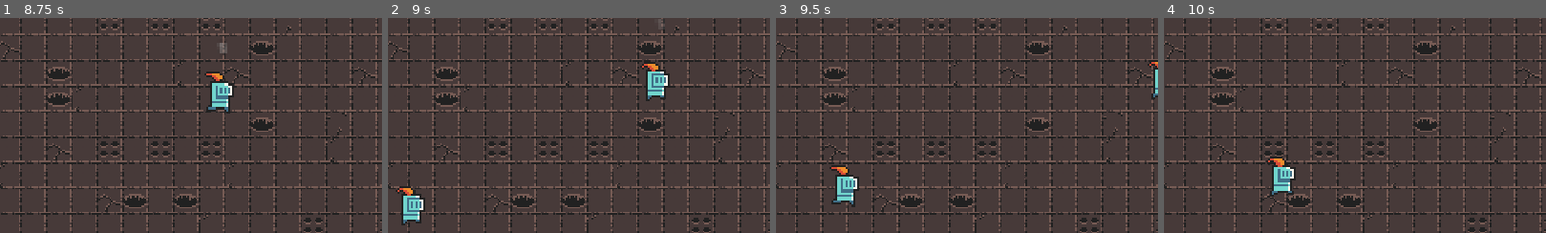
Above: before the commit, frames 1-4 (left to right).
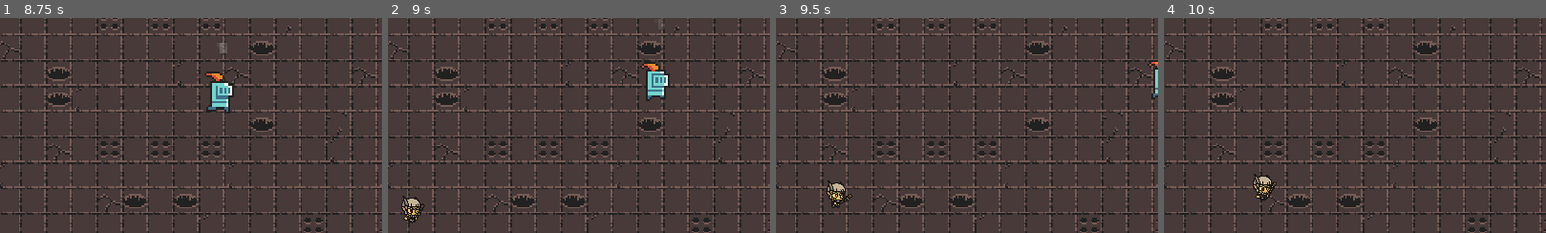
Above: after the commit, the same moments.

Repository: Thomas-Raveneau/SocialDungeons
Game: Godot game, scene res://Scenes/Menus/Main/Main.tscn
The game is run twice, just before and just after one commit, with the same random seed, the same clock (stepped at 60 frames per second) and the same inputs.
Inputs (mouse positions are % of the whole screen's width and height, from its top left):
- Up to frame 1 (8.75 s): click (50, 40) at 0.5 s; click (50, 40) at 1.25 s; move the mouse to (72, 45) at 2.02 s; hold D (move_right) 2.03-2.78 s; tap Shift (action_dash) at 2.1, 5.1, 8.1 s; move the mouse to (30, 55) at 2.77 s; hold S (move_down) 2.78-3.53 s; click (30, 55) at 2.85 s; move the mouse to (60, 28) at 3.52 s; hold D (move_right) 3.53-4.28 s; hold A (action_spell_02) 3.53-4.28 s; move the mouse to (92, 4) at 4.27 s; hold Z (move_up) 4.28-5.03 s; tap C (action_spêll_03) at 4.35, 7.35 s; move the mouse to (80, 65) at 5.02 s; hold Q (move_left) 5.03-6.53 s; move the mouse to (20, 35) at 5.77 s; click (20, 35) at 5.85 s; move the mouse to (55, 50) at 6.52 s; hold S (move_down) 6.53-7.28 s; hold A (action_spell_02) 6.53-7.28 s; move the mouse to (35, 25) at 7.27 s; hold D (move_right) 7.28-8.03 s; move the mouse to (72, 45) at 8.02 s; hold Z (move_up) from 8.03 s (still down)
- Up to frame 2 (9 s): move the mouse to (30, 55) at 8.77 s; release Z (move_up) at 8.78 s; hold D (move_right) from 8.78 s (still down); click (30, 55) at 8.85 s
- Up to frame 3 (9.5 s): keep holding D (move_right)
- Up to frame 4 (10 s): move the mouse to (60, 28) at 9.52 s; release D (move_right) at 9.53 s; hold S (move_down) from 9.53 s (still down); hold A (action_spell_02) from 9.53 s (still down)
The pictures show only the part of the screen within x 4-54%, y 38-88%; the shares and areas given below are measured in that part.

Frame 1 is identical in both runs. In frame 2, 0.9% of the frame differs, in the area x 2-10%, y 78-97%; in frame 3, 1.1%; in frame 4, 1.4%, in the area x 23-35%, y 64-85%.

Commit message:
[FIX] - mobs knockback

Diff:
--- a/Scenes/Maps/Castle/Rooms/Room_01.gd
+++ b/Scenes/Maps/Castle/Rooms/Room_01.gd
@@ -4,8 +4,8 @@
 
 # SCENES
 var mobs = [
-#	preload("res://Scenes/Mobs/Mage.tscn"),
-	preload("res://Scenes/Mobs/WalkingMan.tscn")
+	preload("res://Scenes/Mobs/Mage.tscn"),
+#	preload("res://Scenes/Mobs/WalkingMan.tscn")
 ]
 
 # NODES
--- a/Scenes/Mobs/Mage.gd
+++ b/Scenes/Mobs/Mage.gd
@@ -58,7 +58,7 @@
 	velocity = move_and_slide(velocity)
 
 func _handle_attack():
-	if in_range_of_attack and can_attack and !is_dodging:
+	if in_range_of_attack and can_attack and !is_dodging and !is_taking_damage:
 		is_attacking = true
 		can_attack = false
 		attack_timer.start()
@@ -112,7 +112,8 @@
 #	$DamageTimer.start()
 	animation.play("hurt")
 	animation.self_modulate = Color(235/255.0, 70/255.0, 70/255.0)
-	knockback = damage_orientation.normalized()
+#	knockback = damage_orientation.normalized()
+	knockback = Vector2.ZERO
 	is_taking_damage = true
 
 ####################### PUBLIC METHODS #########################################
--- a/Scenes/Mobs/WalkingMan.gd
+++ b/Scenes/Mobs/WalkingMan.gd
@@ -79,7 +79,7 @@
 #			take_damage(node.collider.DAMAGE, node.collider.orientation)
 
 func _handle_attack(node):
-	if can_attack:
+	if can_attack and !is_taking_damage:
 		var sword = SWORD.instance()
 		sword.position = position + ((player.position - position).normalized() * 20)
 		sword.orientation = player.position - position
@@ -99,7 +99,8 @@
 func _handle_damage_animation(damage_orientation : Vector2) -> void:
 	damage_timer.start()
 	skin.self_modulate = Color(235/255.0, 70/255.0, 70/255.0)
-	knockback = damage_orientation.normalized()
+#	knockback = damage_orientation.normalized()
+	knockback = Vector2.ZERO
 	is_taking_damage = true
 
 ### PUBLIC METHODS ###
--- a/Scenes/Player/Spells/BasicAttack.gd
+++ b/Scenes/Player/Spells/BasicAttack.gd
@@ -94,6 +94,7 @@
 		elif get_tree().get_nodes_in_group("mobs").has(node.collider) and !touch_target.has(node.collider):
 			node.collider.take_damage(DAMAGE, position - node.collider.position)
 			touch_target.push_back(node.collider)
+			destroy()
 
 func _handle_destroy_level_2() -> void:
 	if _get_distance_to_player() < 50.0 and direction_state == "toward_player":
@@ -115,4 +116,4 @@
 
 ### SIGNALS ###
 func _on_VisibilityNotifier2D_screen_exited():
-	pass # Replace with function body.
+	destroy()
